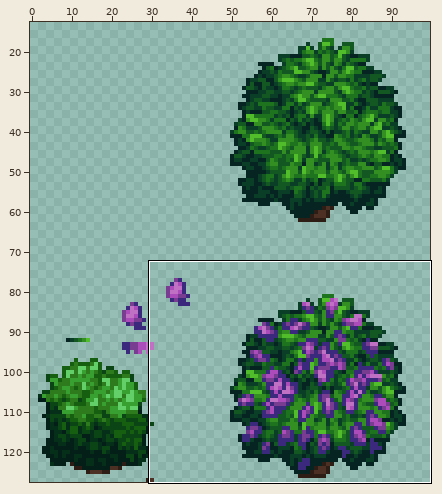
Pixel-art file -- src/concept/sprite/lilac.aseprite. The picture above shows the old version from afar; the outline marks the close-up.
Close-up. Earlier state:
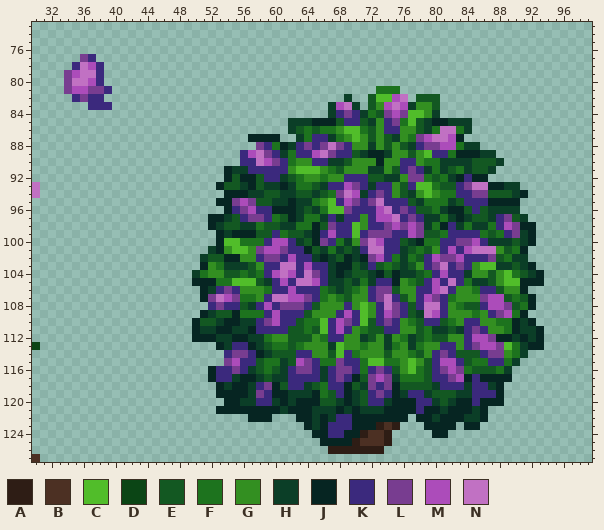
128x128 pixels, 1 frame. Shown: x 30..99, y 73..127. The wide view leaves out empty margins. The commit also changed other parts of the picture, which this record leaves out.
Visible layers, top first: "Layer 2", "Layer 1".
Palette (. is transparent): A #2e1d15  B #4c3023  C #51bd2a  D #0b4515  E #135822  F #1d731e  G #338f21  H #0b3e27  J #062522  K #3b297d  L #783d90  M #ac4cba  N #c171c3
Pixels before (only the part around the change), first column x 30:
 73 ......................................................................
 74 ......................................................................
 75 ......................................................................
 76 ......................................................................
 77 ......LK..............................................................
 78 .....KNMK.............................................................
 79 ....LMNNK.............................................................
 80 ....LNNMK.............................................................
 81 ....LMMLLK.................................FFF........................
 82 .....KLKK..............................H..ECCMN.EEE...................
 83 .......KKK...........................HMNH.EGMNMHGGE...................
 84 .....................................HKLKHFELMLCCGH...................
 85 ................................HHHJJJEKKEHGKLFCEHJJHHH...............
 86 ................................HEFEFFGCCFEGKKGGEHFNNFH...............
 87 ...........................JJJJ..HFKKHFGCGEGEHGFLMNNMJ................
 88 ............................LKFJHKLKLNLKGGHGEGEHKLLMMFHH..............
 89 ..........................KMNLKHFKKMNLKKEHJJHGGEGCKKFJJJHH............
 90 ..........................KKNMLKFGGKKHHEGGGJGGKKGFFHHHHEEEH...........
 91 ........................JHHKKKKKGCCCGFEGGGHHGEKLKHFHEFHEEH............
 92 ........................JEJJEKKHEFGGFGGKKKEEHHGLLFEFHJKJJ.............
 93 N......................JEEHJEHHJHFFEHKKMLKHKKGEKCCFEEKLNNJJHH.........
 94 N.......................JJJHHEEHHEEHEFLNMHKLKGEHGCGFFKKLLEEEHJ........
 95 .......................JJLMLEEHHJHHFGCKMLKLNKKKEHFFFHEKKKJJJJ.........
 96 ........................JKLMKKJJJHEHFCCLKKKMNKLKEEFHJJEKEHHHH.........
 97 ......................JJHEKLLKFEJHFFHKHKKGKMMNKLKHHFHJHEEHKLEH........
 98 ......................JHEEHHFEEHHFFJELKKCGKKLMLMLHFJKHFHHFKMLJJ.......
 99 .......................JHJJJEEKFEEHJKMKKCKLLLKKMLEEFKKKKFEFKLHJ.......
100 .......................JCCFFFKMMKHEJLKFHGLNMKKEHJFFKKLLMKHHHEHJ.......
101 ......................HJGCCGLMMLKKJEHFHEHKNNKKHEFEGKMKMNNNGEFJ........
102 .....................HEEJJGGKLLKMKKHJHEJHJLMKFHFEKMLLMKKKLEFHH........
103 .....................JGFHHHEGKKNNKMKKHJJEHKEFEHEGKLNKLKGCCHHEHJ.......
104 ....................HFGGEEFEFKMNMKNLKHJHEEHJEJHHEFKMKKHGGEGCFEHJ......
105 ....................JJJFFCCCEHKMKNNMKHHEHFHKKJGFEKMKNKFHHEGCCJJJ......
106 .....................JHKLKGGGFKKMKKKFEHEFGKLLEGGKKMNKGGFKKEGGJ........
107 .....................JLNMLFFGKNNMMLKFGFEGGKLNKEGKMLKFGGGLMMEFEJ.......
108 ......................KLKKEHKMKLLLKEGGGKGCGKNLKEKNNKGFEEKMMLEFJ.......
109 .....................JHEEJFFFKMKKKEGGGKMKCGKMLKEHNMKGGGFGKLMFJ........
110 ....................JEEHJJHHKLMKKEFFCKMLKCEKLKGFEKKEFGKKGGFFJHJ.......
111 ....................JHHJJHHJKKKKEEFECKMKGFEEKKGGEFHHEHKLKGGFJHHJ......
112 ....................JJJHHJJHHFGGEEEGFKKGGHEGHGFHEFEEGGKMMLJJHJHJ......
113 D......................JHKKJHEFFEFGGGHCGGFGGHFGHFGGKKGKLMMLCFHJJ......
114 ........................KLLKJHEEEKKGGECKFGGGEGGFEGKLKEEEKLLGFH........
115 ........................LMKKEFFHEMLKFFLKKFCCFFGCGEKMMKEFFKKFH.........
116 ......................JKKLKHEFEHKLLKHKLLKFKLKEGCFEKLMLFEEEFH..........
117 ......................JKKHJJHEHHKKKKHKLKJELMLHFFFEKKLMJKJJJJ..........
118 .......................JHJJHKLJEKKHEFKKJEHLKLJEEEEHKKKHKKHJ...........
119 .......................JJJJHLKJJHHHJFEKJHEKLKJHKKHEEEHHKKKJ...........
120 ........................JJHHKKHJHJJJEEHJHEKKHJJJKKHEHJJKJJJ...........
121 .......................JJJJJJJJHJJJHHHJHJHHHJJJJKJJHJJJHJ.............
122 ...........................JJJ...JJHJHKKJJJJJJJ.JJHJJJHHJ.............
123 ..................................JHJKKKJJJABA...JJJJ.JJ..............
124 ...................................JJKKJJABBA.....JJ..................
125 ....................................JJJJABBBA.........................
126 .....................................AAAAAAA..........................
127 B.....................................................................
Once edited:
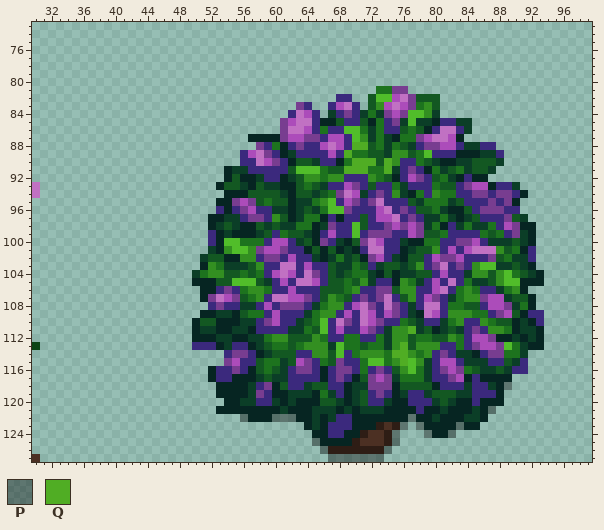
Colours new in this view: P #00000060  Q #50ad24
The edit:
layer "Layer 2" removed
Changed rows in their new state; - is an unchanged pixel.
first column x 34:
 77 --..--------------------------------------------------------
 78 -....-------------------------------------------------------
 79 .....-------------------------------------------------------
 80 .....-------------------------------------------------------
 81 ......-----------------------------------LL-----------------
 82 -....-----------------------------KK-------L----------------
 83 ---...-----------------------LK--K--K------LF---------------
 84 ----------------------------KNMK-------H--------------------
 85 ---------------------------LMNNK------JF--H-H--KK-----------
 86 ---------------------------LNNMK-KK---HF--EF-JK--K----------
 87 ---------------------------LMMLL-MMK--HFHJF-----------------
 88 ----------------------------KLK-M-M-QQEFHF-------K--KK------
 89 ---------------------------JH--KKM-QFFEE----F---K-----K-----
 90 ----------------------------JEEH-KJFQQQEQ---FEHJJ-----------
 91 ----------------------------E---FE-QQQFFQH---J--------------
 92 ------------------------H--JHE--------GFEJKM-K--------------
 93 ----------------------------JE--------E--FH-KK-----MM-KK----
 94 -----------------------EE---J-------------HJFK-------KLLK---
 95 -------------------------FEE-------------------------LKL----
 96 -------------------K------HH------------------------LLLKK---
 97 ---------------------H----G-----J-J--E--------------KK------
 98 ---------------------HJJEH------H----E----------------------
 99 ------------------K-----H-----------------------------------
100 ------------------K---------------HJE-----HJ----------------
101 --------------------------------JEJHJ-----JHE-------------K-
102 ----------------------------------FHE----HJE--------------K-
103 ---------------------------------EHHFE-HE-------------------
104 ---------------------------------EHEFF-------E--------------
105 -------------------EE------------EEFEG------H---------------
106 ------------------J---F---------E-EFGK-----------F----HF----
107 ----------------------E---------E---KL----------HF-----HE---
108 ----------------------H--------HF---MNL----H----F-------H---
109 ------------------JHH-E-------HF-----NM----HJ-------F---E-KK
110 -------------------J---------HE---N--NMLK-FEH--H-----FEE---K
111 ----------------------------HH------KMLKHG-QHEJ-------------
112 -----------------------------------FFKKF--GEF----F----------
113 ----------------KKK----------------FFEFF-GQEG----F----------
114 ----------------------------------------FQQGF----HHJ---F----
115 ---------------------------------E-------GQ--H----HHH--E-K--
116 -----------------------J--------J------------H------HHE-KK--
117 ---------------------J----------J------------H--------------
118 --------------------J-----------E---H--L------J--------P----
119 ---------------------------------H--------------------------
120 -------------------------------------------K----------------
121 -----------------------------------------------------P------
122 ----------------------P---PPP--------------P----------------
123 ------------------------------------------P-P----P----------
124 -----------------------------------------P---P--P-----------
125 -------------------------------P---------P------------------
126 --------------------------------P-------P-------------------
127 ---------------------------------PPPPPPP--------------------
Where, in picture pixels (left, top, right, bottom), the same in both close-ups:
erased: (64, 54, 112, 110)
changed: (192, 86, 544, 462)
